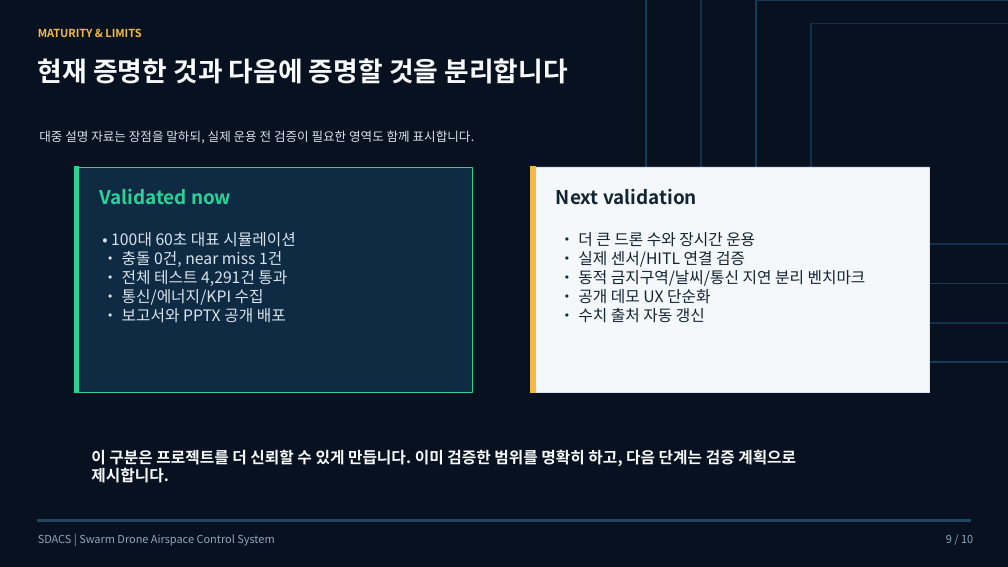
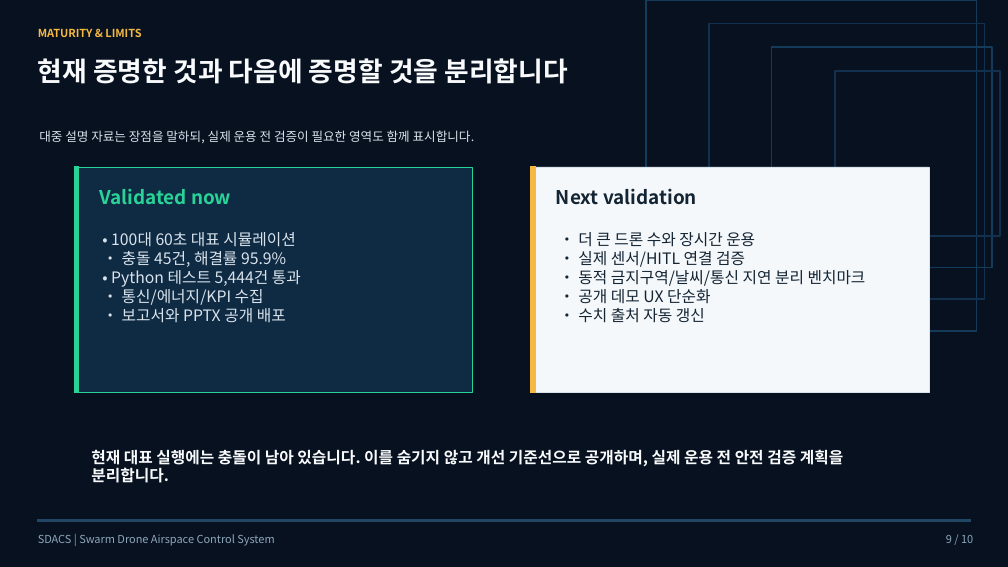
Before and after one commit to sun475300-sudo/swarm-drone-atc, a slide deck: slide 9 of docs/presentation/SDACS_Public_Project_Overview_2026.pptx. Drawn at 1008x567 pixels with LibreOffice and Linux fonts; fonts in the diff are those of the drawing. Boxes give left, top, right and bottom in pixels: in the first picture for what was removed or moved away, otherwise in the second. Text is boxed around its words. In the diff, an @@ line names an element or a change of style, - is before the commit and + after.

```diff
--- a/docs/presentation/SDACS_Public_Project_Overview_2026.pptx
+++ b/docs/presentation/SDACS_Public_Project_Overview_2026.pptx
@@ rectangle: place and size @@
-rectangle at (646, 0, 1008, 363)
+rectangle at (646, 0, 977, 331)
@@ rectangle: place and size @@
-rectangle at (701, 0, 1008, 323)
+rectangle at (709, 23, 985, 299)
@@ rectangle: place and size @@
-rectangle at (756, 0, 1008, 284)
+rectangle at (772, 47, 993, 268)
@@ rectangle: place and size @@
-rectangle at (811, 23, 1008, 244)
+rectangle at (835, 71, 1000, 237)
@@ text at (111, 251, 301, 287): text changed @@
-• 충돌 0건, near miss 1건
-• 전체 테스트 4,291건 통과
+• 충돌 45건, 해결률 95.9%
+• Python 테스트 5,444건 통과
@@ text at (91, 449, 843, 483): text changed @@
-이 구분은 프로젝트를 더 신뢰할 수 있게 만듭니다. 이미 검증한 범위를 명확히 하고, 다음 단계는 검증 계획으로 제시합니다.
+현재 대표 실행에는 충돌이 남아 있습니다. 이를 숨기지 않고 개선 기준선으로 공개하며, 실제 운용 전 안전 검증 계획을 분리합니다.
```
Also in this commit, not shown: 9 other slides changed, 28 other files.
